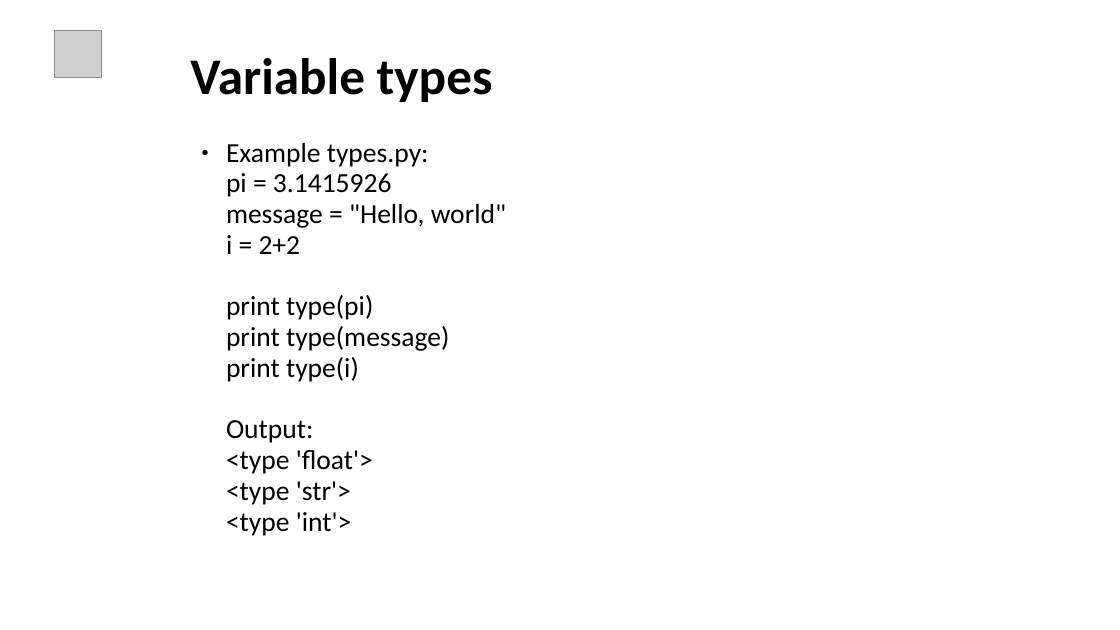
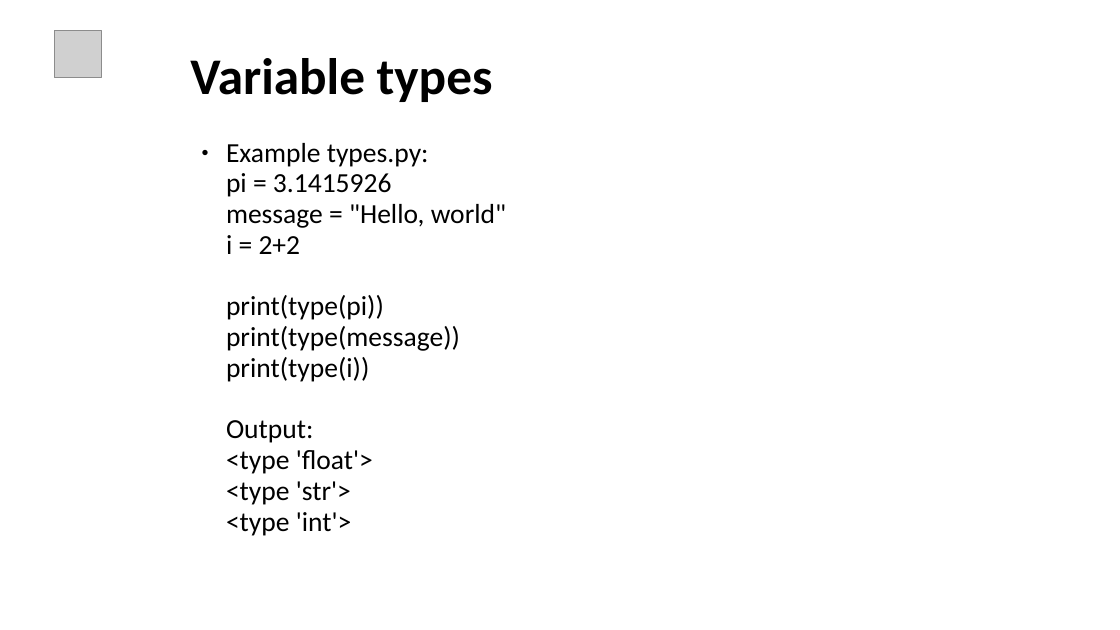
Before and after one commit to ankitagrawal579/Python, a slide deck: slide 12 of Python Ppt.pptx. Drawn at 1120x630 pixels with LibreOffice and Linux fonts; fonts in the diff are those of the drawing; grey boxes stand for pictures. Boxes give left, top, right and bottom in pixels: in the first picture for what was removed or moved away, otherwise in the second. Text is boxed around its words. In the diff, an @@ line names an element or a change of style, - is before the commit and + after.

```diff
--- a/Python Ppt.pptx
+++ b/Python Ppt.pptx
@@ text at box(226, 143, 506, 536): text changed @@
-● Example types.py:
-  pi = 3.1415926
-  message = "Hello, world"
-  i = 2+2
-  print type(pi)
-  print type(message)
-  print type(i)
-  Output:
-  <type 'float'>
-  <type 'str'>
-  <type 'int'>
+● Example types.py:
+  pi = 3.1415926
+  message = "Hello, world"
+  i = 2+2
+  print(type(pi))
+  print(type(message))
+  print(type(i))
+  Output:
+  <type 'float'>
+  <type 'str'>
+  <type 'int'>
```
Also in this commit, not shown: 9 other slides changed, 14 slides added.
